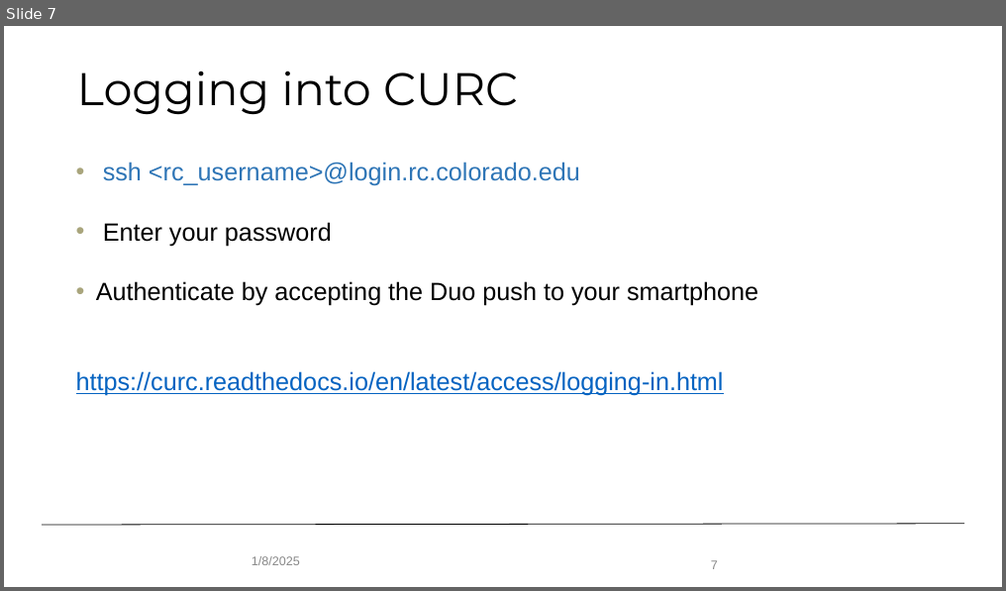
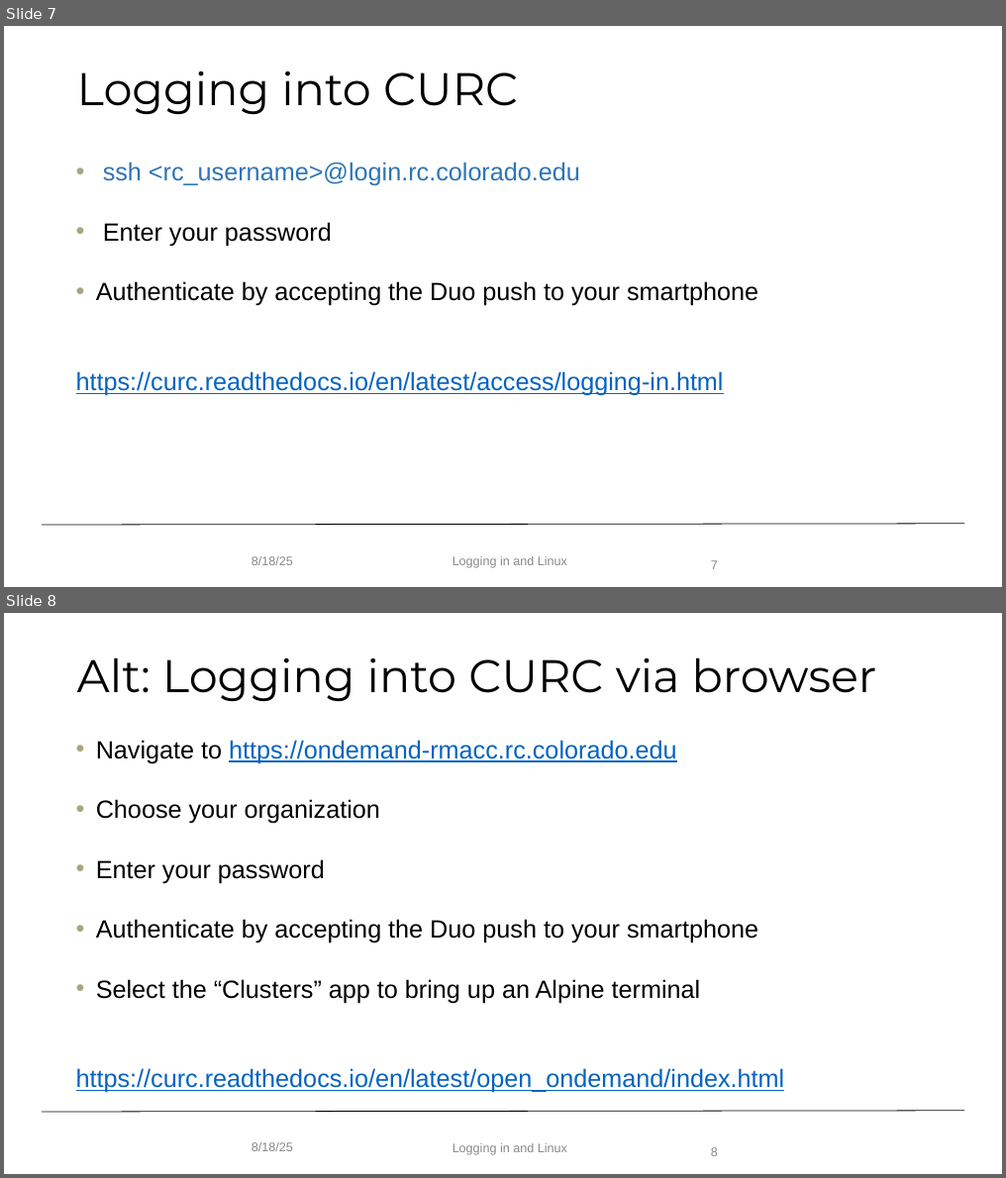
Before and after one commit to mohalkh5/hpc_fundamentals_micro_credential, a slide deck: logging_in_and_linux/logging_in_linux.pptx. Shown one above the other, each under a label of ours: slide 7 before the commit, slides 7 and 8 after it. The pictures are 1006x591 and 1006x1178 pixels, drawn with LibreOffice and Linux fonts; fonts in the diff are those of the drawing; background and template pictures are left out. Boxes give left, top, right and bottom in pixels: in the first picture for what was removed or moved away, otherwise in the second. Text is boxed around its words. In the diff, an @@ line names an element or a change of style, - is before the commit and + after.

Commit message:
General updates for Aug 2025, specific updates to Linux presentation (#22) (#1)
* Updated lecture for Jan 2024

* Delete asking_for_help directory -- has been merged into module 1

* Delete research_allocations directory - has been merged with monitoring module

* updated for August 2025

* Create variables_scope.sh

* Create test.sh

* Delete logging_in_and_linux/shell_scripts directory

* Aug 2025 edits to Linux presentation

```diff
--- a/logging_in_and_linux/logging_in_linux.pptx
+++ b/logging_in_and_linux/logging_in_linux.pptx
@@ slide 8 added at (4,613,1002,1174), background #FFFFFF; not listed: 1 template element that a slide beside it also shows @@
@@ title added at (77,658,877,702), 44 pt, text #000000 @@
+Alt: Logging into CURC via browser
@@ text added at (76,740,785,1093), 24 pt, text #000000 @@
+  • Navigate to https://ondemand-rmacc.rc.colorado.edu
+• Choose your organization
+• Enter your password
+• Authenticate by accepting the Duo push to your smartphone
+• Select the “Clusters” app to bring up an Alpine terminal
+  https://curc.readthedocs.io/en/latest/open_ondemand/index.html
@@ text added at (252,1143,293,1152), 12 pt, text #888888 @@
+8/18/25
@@ text added at (452,1144,567,1156), 12 pt, text #888888 @@
+Logging in and Linux
@@ page number added at (711,1148,718,1157), 12 pt, text #888888 @@
+8
@@ slide 7 changed as well @@
@@ text at (252,557,293,566): text changed @@
-1/8/2025
+8/18/25
@@ text added at (452,557,567,569), 12 pt, text #888888 @@
+Logging in and Linux
```
Also in this commit, not shown: 27 other slides changed, 2 other slides added, 3 slides removed, 7 other files.
